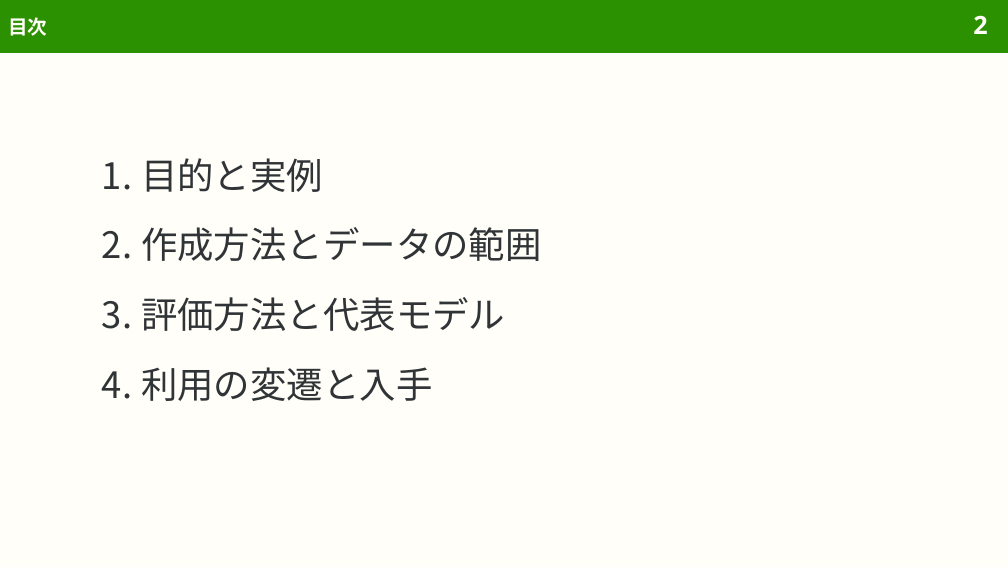
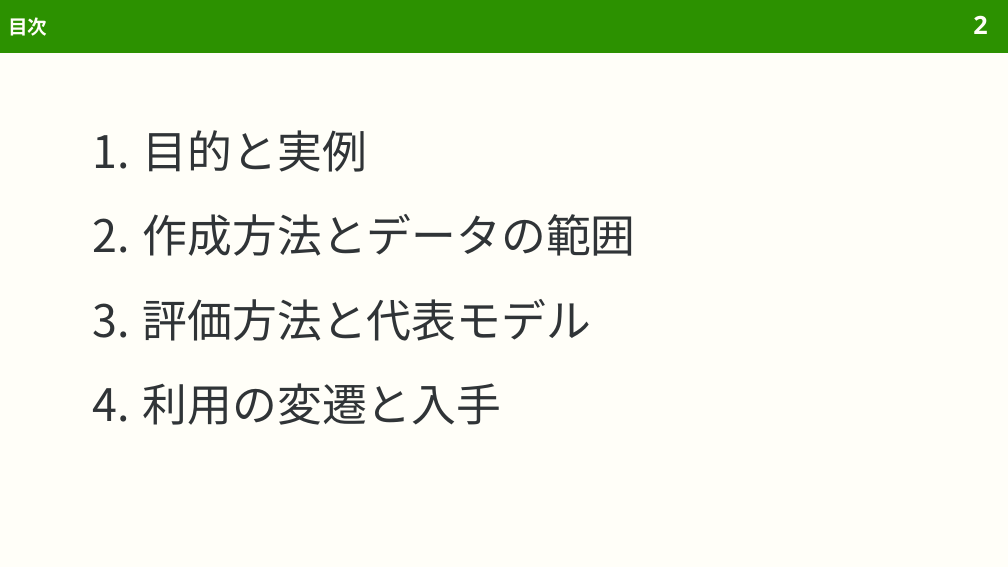
Before and after one commit to sasakiy84/datasets-in-10-minutes, a slide deck: slide 2 of slides/datasets-in-10-minutes-coco.pptx. Drawn at 1008x567 pixels with LibreOffice and Linux fonts; fonts in the diff are those of the drawing. Boxes give left, top, right and bottom in pixels: in the first picture for what was removed or moved away, otherwise in the second. Text is boxed around its words. In the diff, an @@ line names an element or a change of style, - is before the commit and + after.

```diff
--- a/slides/datasets-in-10-minutes-coco.pptx
+++ b/slides/datasets-in-10-minutes-coco.pptx
@@ text "目的と実例": place and size @@
-text "目的と実例" at (141, 158, 542, 401)
+text "目的と実例" at (143, 130, 636, 425)
@@ text "目的と実例" at (143, 130, 636, 425): size 26 to 32 pt; indent changed; more space between paragraphs @@
```
Also in this commit, not shown: 5 other slides changed, 3 other files.
